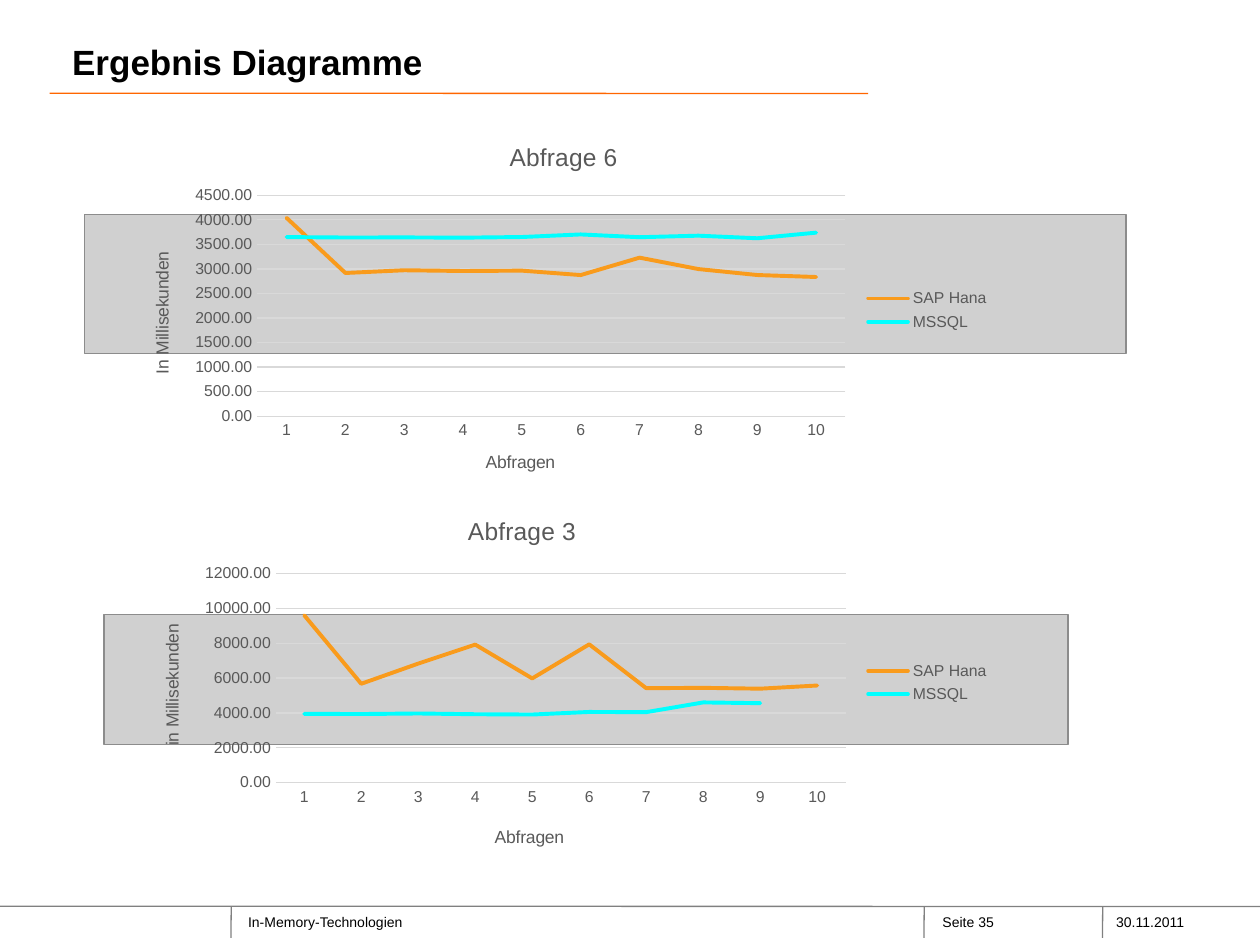
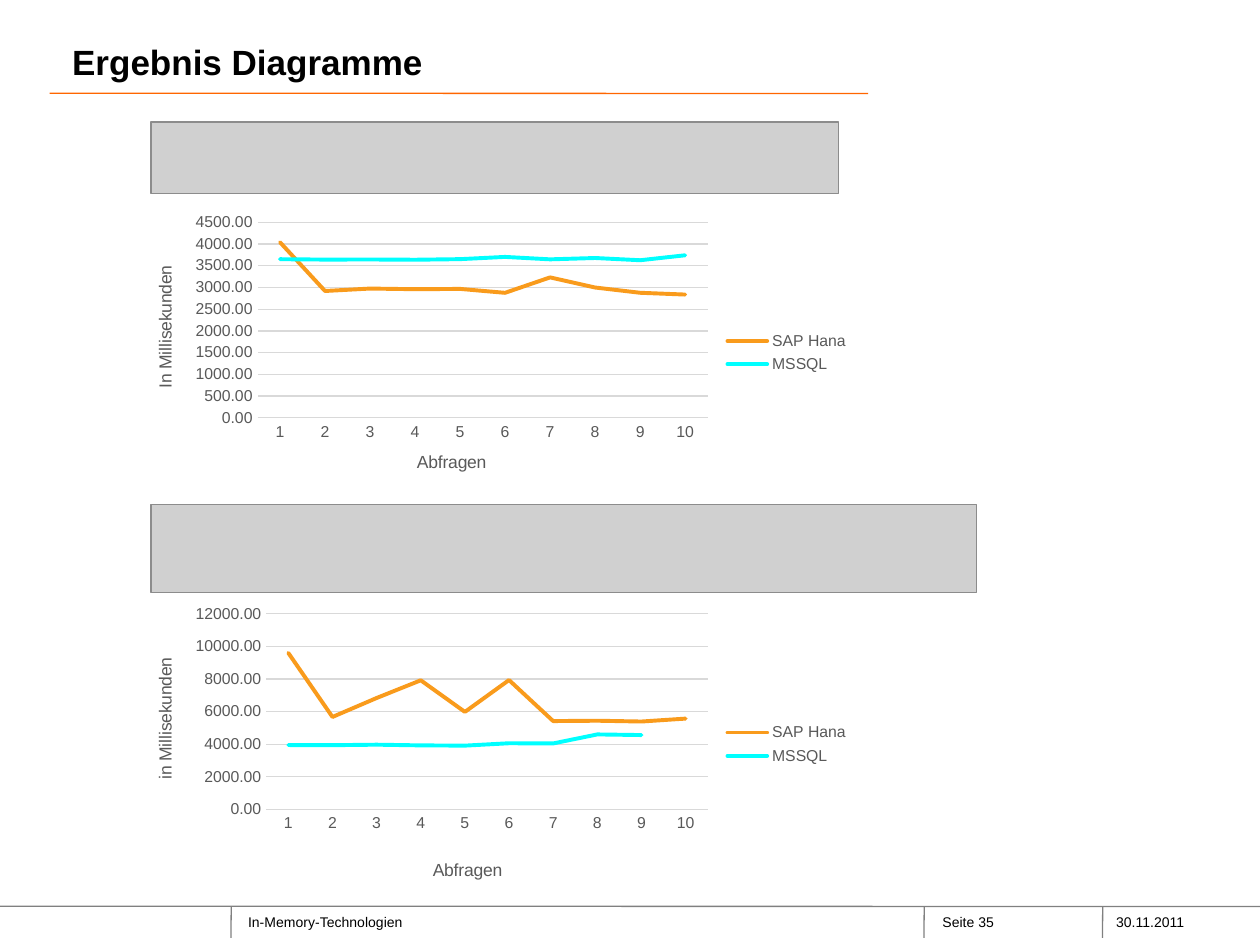
Before and after one commit to Philwi/ProjektseminarInMemory, a slide deck: slide 35 of SAPHana-Neueste überarbeitet.pptx. Drawn at 1260x945 pixels with LibreOffice and Linux fonts; fonts in the diff are those of the drawing; grey boxes stand for pictures; background and template pictures are left out. Boxes give left, top, right and bottom in pixels: in the first picture for what was removed or moved away, otherwise in the second. Text is boxed around its words. In the diff, an @@ line names an element or a change of style, - is before the commit and + after.

```diff
--- a/SAPHana-Neueste überarbeitet.pptx
+++ b/SAPHana-Neueste überarbeitet.pptx
@@ picture: place and size @@
-picture at <box>105,615,1068,745</box>
+picture at <box>151,122,839,194</box>
@@ line chart at <box>129,208,862,499</box> @@
@@ title "Abfrage 6 " removed @@
@@ line chart: place and size @@
-line chart at <box>125,122,1002,498</box>
+line chart at <box>129,208,862,499</box>
@@ picture: place and size @@
-picture at <box>84,214,1126,353</box>
+picture at <box>151,504,976,592</box>
@@ line chart at <box>129,598,862,890</box> @@
@@ title "Abfrage 3 " removed @@
@@ line chart: place and size @@
-line chart at <box>135,500,1002,864</box>
+line chart at <box>129,598,862,890</box>
```
Also in this commit, not shown: 4 other slides changed, 1 slide added, 1 slide removed.
